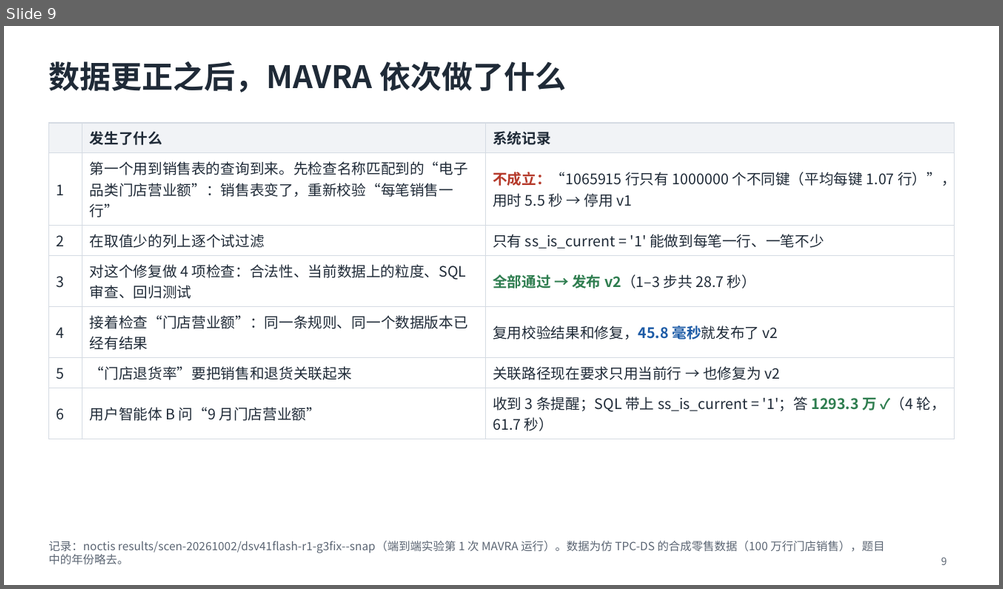
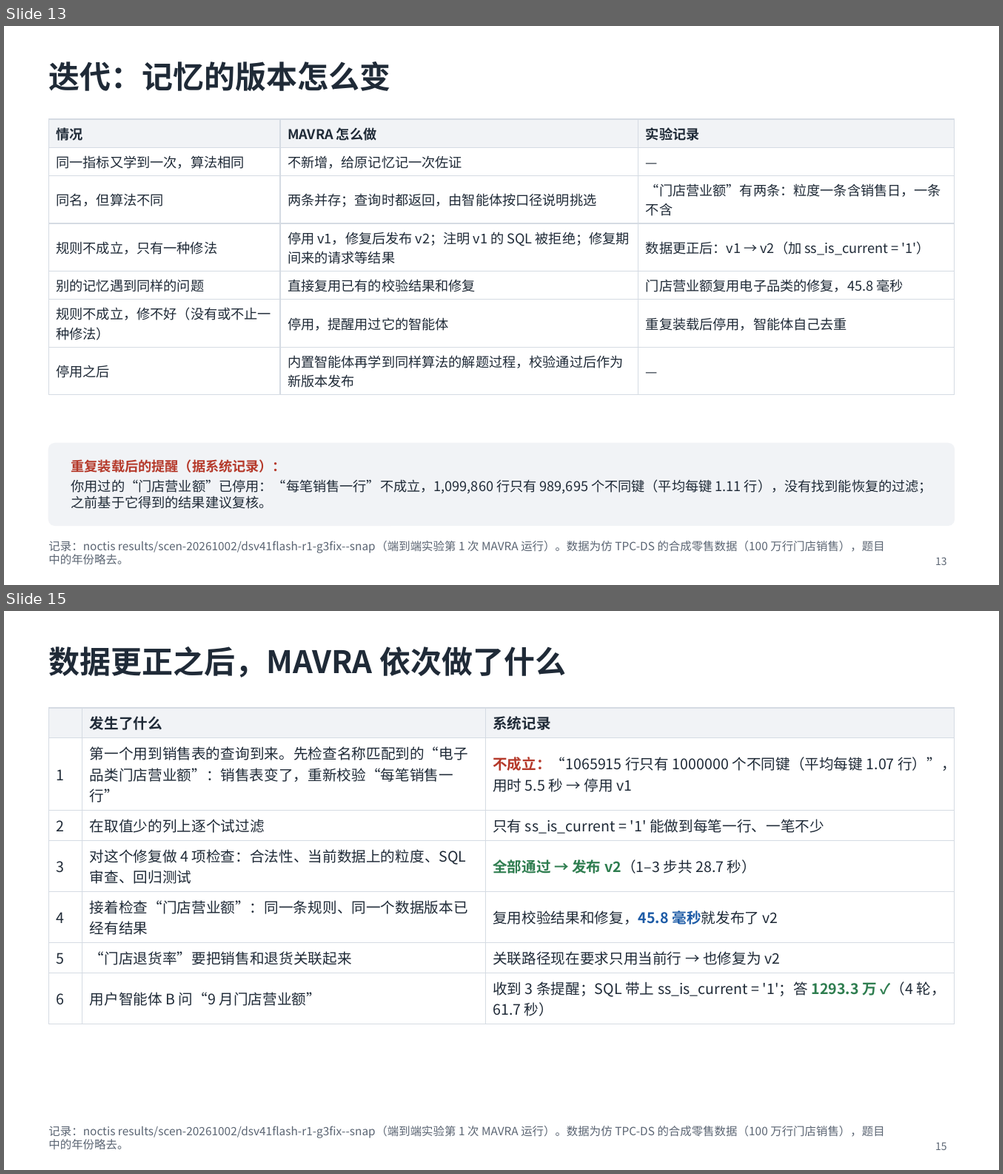
Before and after one commit to mmmttt000045/agent4db-adapter, a slide deck: docs/mavra-system.pptx. Shown one above the other, each under a label of ours: slide 9 before the commit, slides 13 and 15 after it; the slides between them are not shown. The pictures are 1003x589 and 1003x1174 pixels, drawn with LibreOffice and Linux fonts; fonts in the diff are those of the drawing. Boxes give left, top, right and bottom in pixels: in the first picture for what was removed or moved away, otherwise in the second. Text is boxed around its words. In the diff, an @@ line names an element or a change of style, - is before the commit and + after.

```diff
--- a/docs/mavra-system.pptx
+++ b/docs/mavra-system.pptx
@@ slide 13 added at (x1=4, y1=26, x2=999, y2=585), background #FFFFFF @@
@@ title added at (x1=48, y1=62, x2=390, y2=91), 30 pt, text #1F2A37, bold @@
+迭代：记忆的版本怎么变
@@ table added at (x1=48, y1=119, x2=954, y2=391), 7 rows, 3 columns @@
+情况 | MAVRA 怎么做 | 实验记录
+同一指标又学到一次，算法相同 | 不新增，给原记忆记一次佐证 | —
+同名，但算法不同 | 两条并存；查询时都返回，由智能体按口径说明挑选 | “门店营业额”有两条：粒度一条含销售日，一条不含
+规则不成立，只有一种修法 | 停用 v1，修复后发布 v2；注明 v1 的 SQL 被拒绝；修复期间来的请求等结果 | 数据更正后：v1 → v2（加 ss_is_current = '1'）
+别的记忆遇到同样的问题 | 直接复用已有的校验结果和修复 | 门店营业额复用电子品类的修复，45.8 毫秒
+规则不成立，修不好（没有或不止一种修法） | 停用，提醒用过它的智能体 | 重复装载后停用，智能体自己去重
+停用之后 | 内置智能体再学到同样算法的解题过程，校验通过后作为新版本发布 | —
@@ rounded rectangle added at (x1=48, y1=444, x2=954, y2=526), fill #F1F3F6, outline #F1F3F6 1 pt @@
@@ text added at (x1=71, y1=460, x2=932, y2=509), 13 pt, text #1F2A37 @@
+重复装载后的提醒（据系统记录）：
+你用过的“门店营业额”已停用：“每笔销售一行”不成立，1,099,860 行只有 989,695 个不同键（平均每键 1.11 行），没有找到能恢复的过滤；之前基于它得到的结果建议复核。
@@ text added at (x1=48, y1=541, x2=884, y2=565), 11 pt, text #5B6573 @@
+记录：noctis results/scen-20261002/dsv41flash-r1-g3fix--snap（端到端实验第 1 次 MAVRA 运行）。数据为仿 TPC-DS 的合成零售数据（100 万行门店销售），题目中的年份略去。
@@ page number added at (x1=935, y1=557, x2=947, y2=565), 10 pt, text #5B6573 @@
+13
@@ what was slide 9 is now slide 15 @@
@@ page number at (x1=935, y1=1142, x2=947, y2=1150): text changed @@
-9
+15
```
Also in this commit, not shown: 6 slides changed, 10 other slides added, 4 slides removed, 6 other files.
